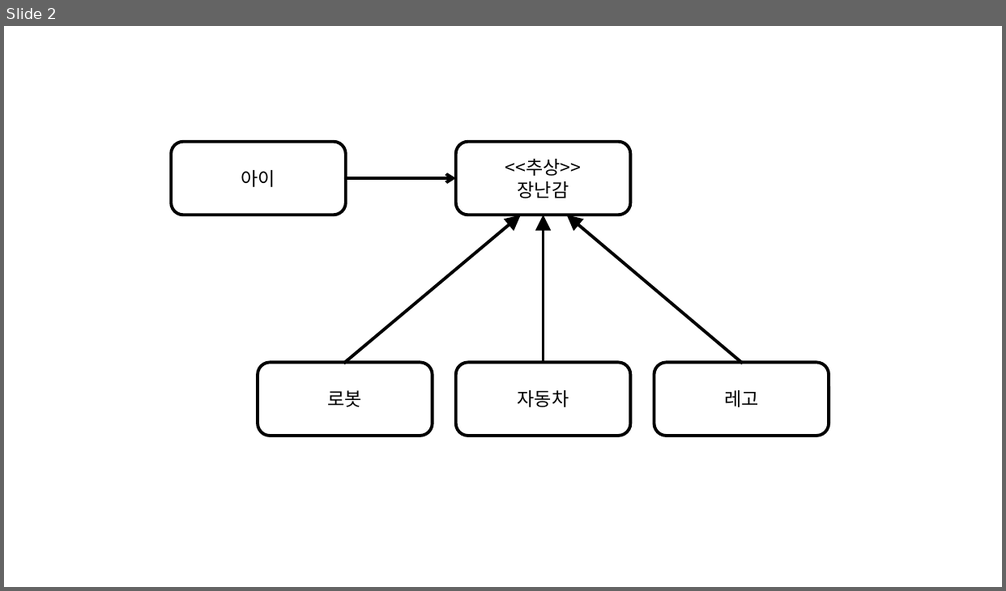
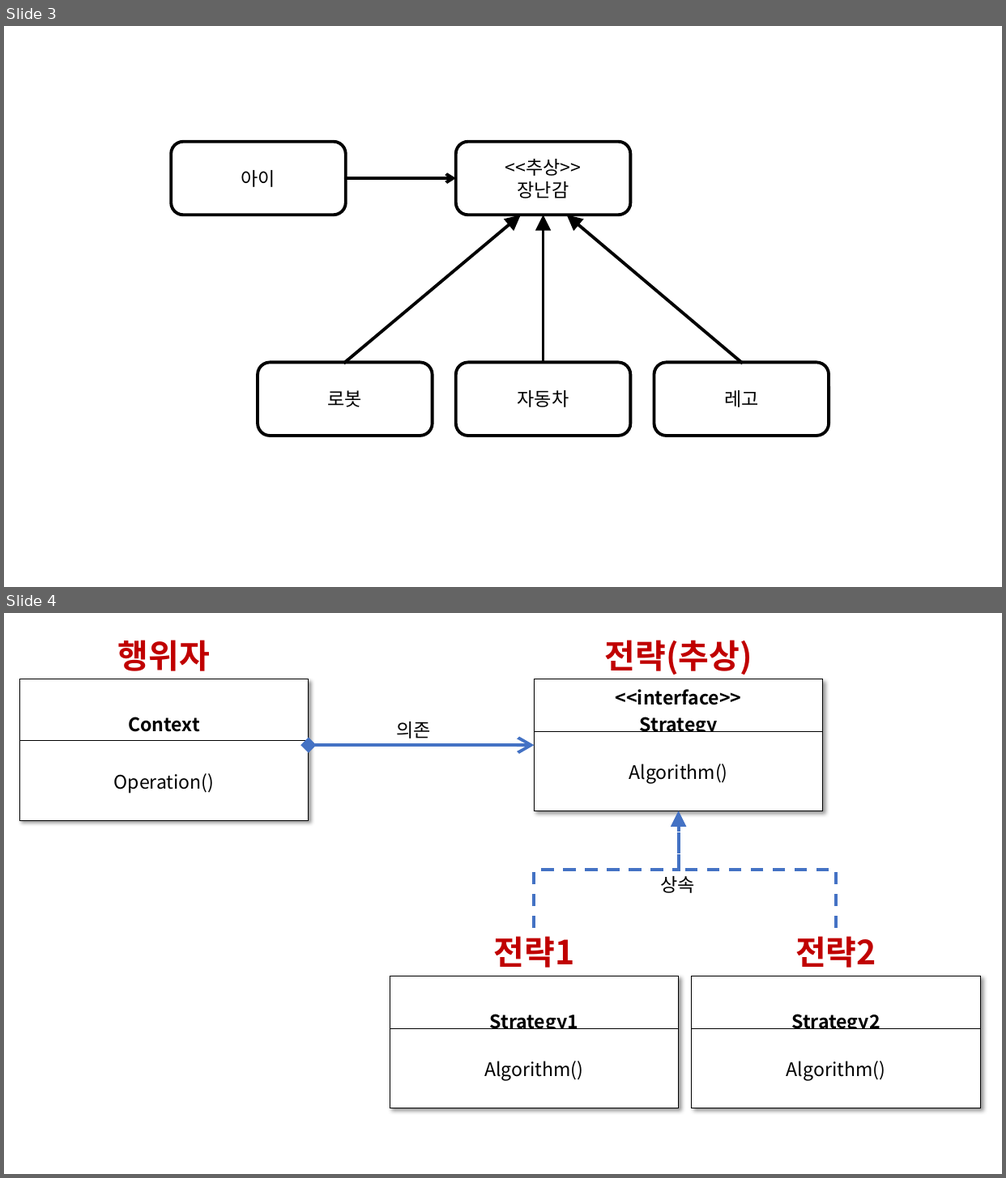
Before and after one commit to dhtpdud/DesignPatternStudy, a slide deck: Images/이미지 그리기용 ppt.pptx. Shown one above the other, each under a label of ours: slide 2 before the commit, slides 3 and 4 after it. The pictures are 1006x591 and 1006x1178 pixels, drawn with LibreOffice and Linux fonts; fonts in the diff are those of the drawing. Boxes give left, top, right and bottom in pixels: in the first picture for what was removed or moved away, otherwise in the second. Text is boxed around its words. In the diff, an @@ line names an element or a change of style, - is before the commit and + after.

Commit message:
전략 패턴 이미지 추가

```diff
--- a/Images/이미지 그리기용 ppt.pptx
+++ b/Images/이미지 그리기용 ppt.pptx
@@ slide 4 added at (x1=4, y1=613, x2=1002, y2=1174), background #FFFFFF @@
@@ text added at (x1=118, y1=640, x2=210, y2=671), 32 pt, text #C00000, bold @@
+행위자
@@ text added at (x1=604, y1=640, x2=752, y2=675), 32 pt, text #C00000, bold @@
+전략(추상)
@@ table added at (x1=19, y1=679, x2=309, y2=811), 2 rows, 1 columns @@
+Context
+Operation()
@@ table added at (x1=534, y1=679, x2=823, y2=811), 2 rows, 1 columns @@
+<<interface>> / Strategy
+Algorithm()
@@ text added at (x1=396, y1=722, x2=431, y2=739), 18 pt, text #000000 @@
+의존
@@ double arrow added from (309, 746) to (534, 746), #4472C4 3 pt @@
@@ elbow arrow added from (534, 928) to (679, 811), #4472C4 3 pt dashed @@
@@ elbow arrow added from (837, 928) to (679, 811), #4472C4 3 pt dashed @@
@@ text added at (x1=660, y1=876, x2=695, y2=893), 18 pt, text #000000 @@
+상속
@@ text added at (x1=493, y1=936, x2=574, y2=968), 32 pt, text #C00000, bold @@
+전략1
@@ text added at (x1=795, y1=936, x2=876, y2=968), 32 pt, text #C00000, bold @@
+전략2
@@ table added at (x1=390, y1=976, x2=679, y2=1108), 2 rows, 1 columns @@
+Strategy1
+Algorithm()
@@ table added at (x1=692, y1=976, x2=981, y2=1108), 2 rows, 1 columns @@
+Strategy2
+Algorithm()
@@ what was slide 2 is now slide 3 @@
```
Also in this commit, not shown: 1 other slide added, 1 other file.
